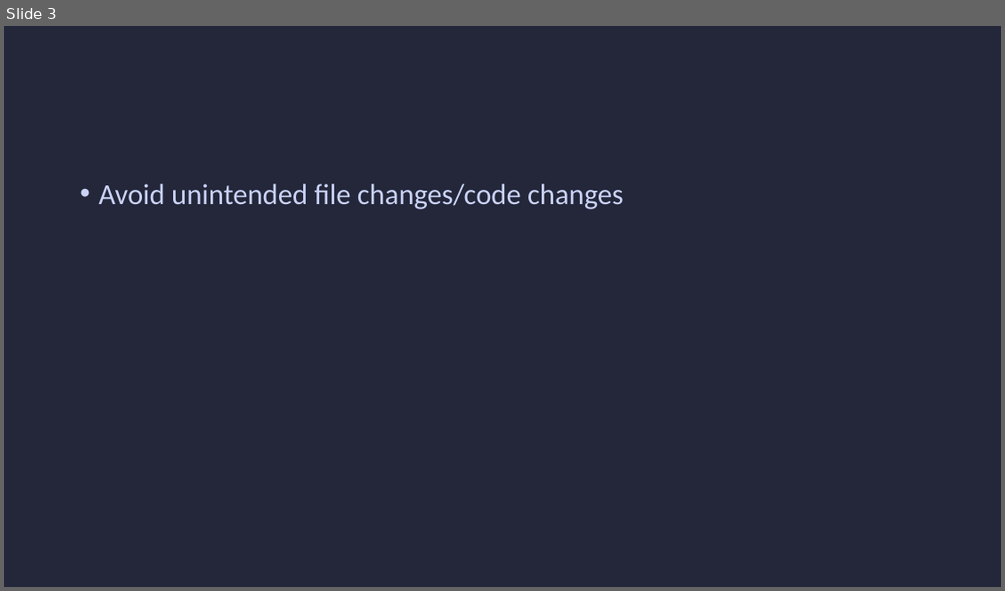
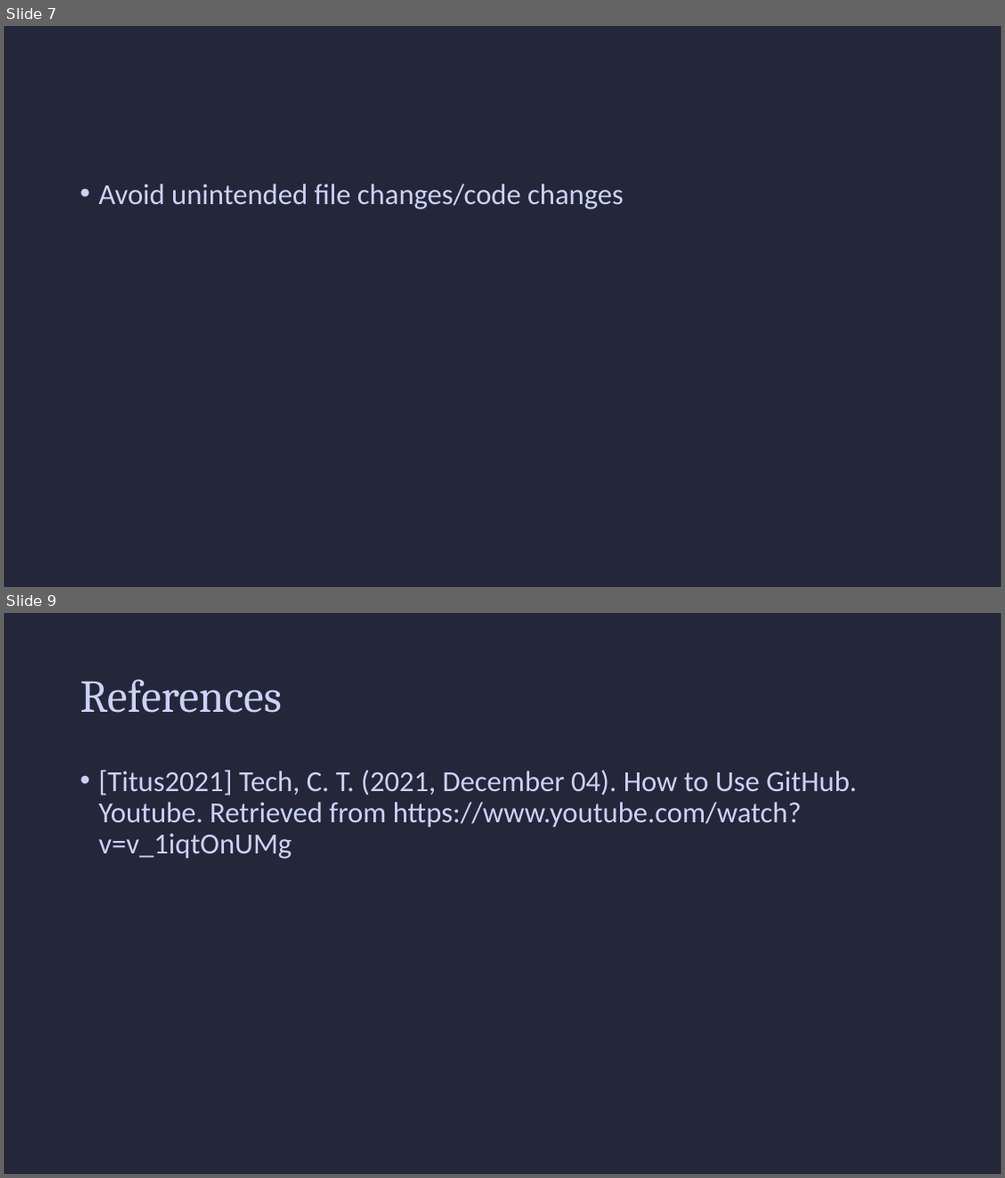
Before and after one commit to Realife-Brahmin/OriginalDocsHub-WSU-OneDrive, a slide deck: use-github-for-everything_Jha_Aryan.potx. Shown one above the other, each under a label of ours: slide 3 before the commit, slides 7 and 9 after it; the slides between them are not shown. The pictures are 1005x591 and 1005x1178 pixels, drawn with LibreOffice and Linux fonts; fonts in the diff are those of the drawing. Boxes give left, top, right and bottom in pixels: in the first picture for what was removed or moved away, otherwise in the second. Text is boxed around its words. In the diff, an @@ line names an element or a change of style, - is before the commit and + after.

```diff
--- a/use-github-for-everything_Jha_Aryan.potx
+++ b/use-github-for-everything_Jha_Aryan.potx
@@ slide 9 added at <box>4,613,1001,1174</box>, background #24273A @@
@@ title added at <box>80,679,282,713</box>, 44 pt, text #CAD3F5 @@
+References
@@ text added at <box>98,770,857,859</box>, 28 pt, text #CAD3F5 @@
+• [Titus2021] Tech, C. T. (2021, December 04). How to Use GitHub. Youtube. Retrieved from https://www.youtube.com/watch?v=v_1iqtOnUMg
@@ what was slide 3 is now slide 7 @@
```
Also in this commit, not shown: 5 other slides added.
